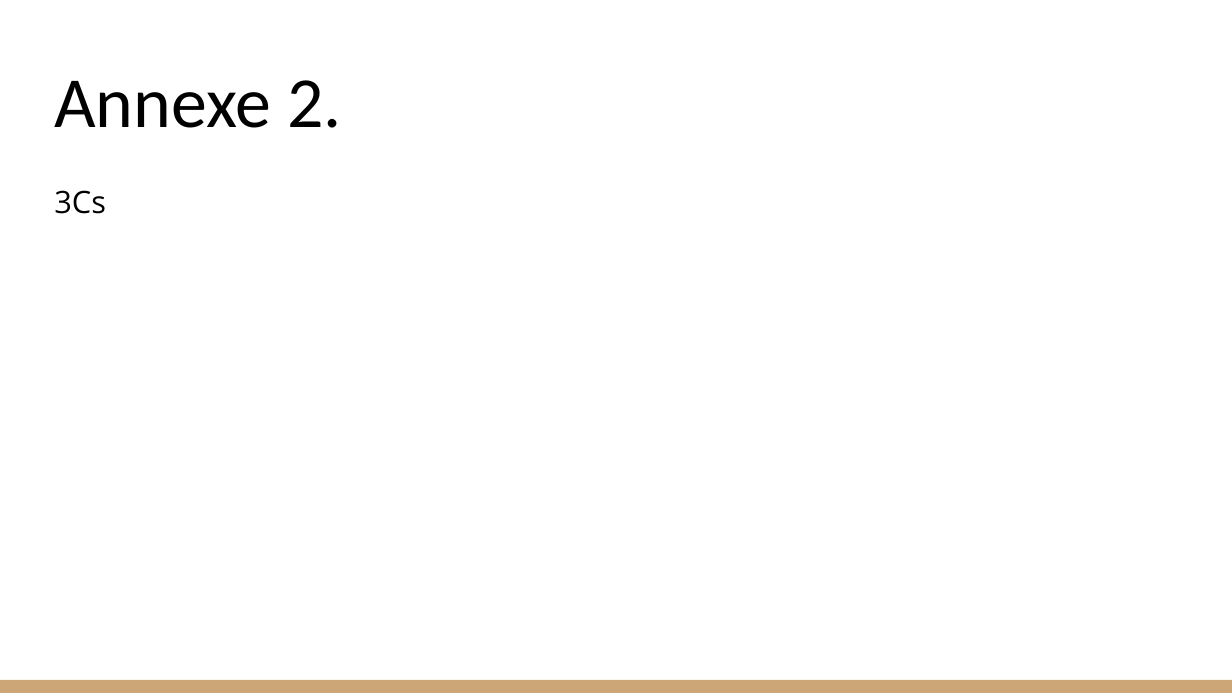
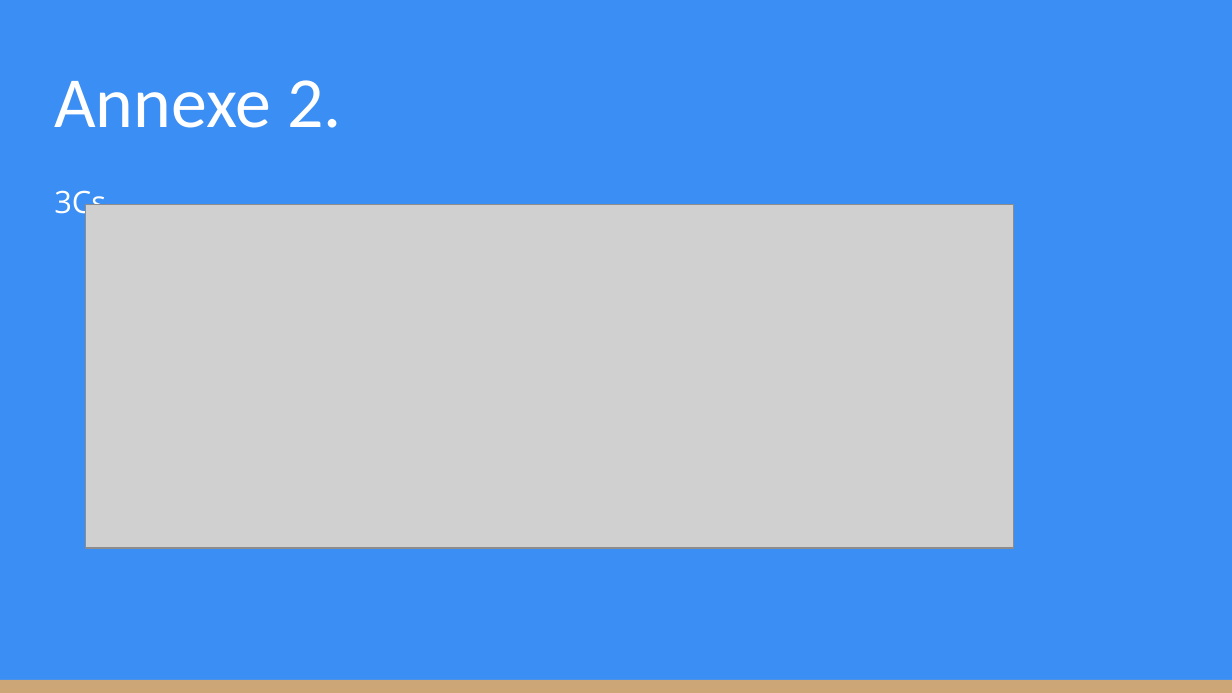
Before and after one commit to KevinBachelierBart/TPGeneraux, a slide deck: slide 28 of Bachelier_Kevin_SintaZaranie.pptx (slide 27 before the commit). Drawn at 1232x693 pixels with LibreOffice and Linux fonts; fonts in the diff are those of the drawing; grey boxes stand for pictures. Boxes give left, top, right and bottom in pixels: in the first picture for what was removed or moved away, otherwise in the second. Text is boxed around its words. In the diff, an @@ line names an element or a change of style, - is before the commit and + after.

```diff
--- a/Bachelier_Kevin_SintaZaranie.pptx
+++ b/Bachelier_Kevin_SintaZaranie.pptx
@@ background #FFFFFF to #3A8EF4 @@
@@ title "Annexe 2." at [54, 80, 341, 128]: text colour #000000 to #FFFFFF @@
@@ text "3Cs" at [54, 190, 106, 222]: text colour #000000 to #FFFFFF @@
@@ picture added at [85, 205, 1013, 548] @@
```
Also in this commit, not shown: 4 other slides changed, 1 slide added.
